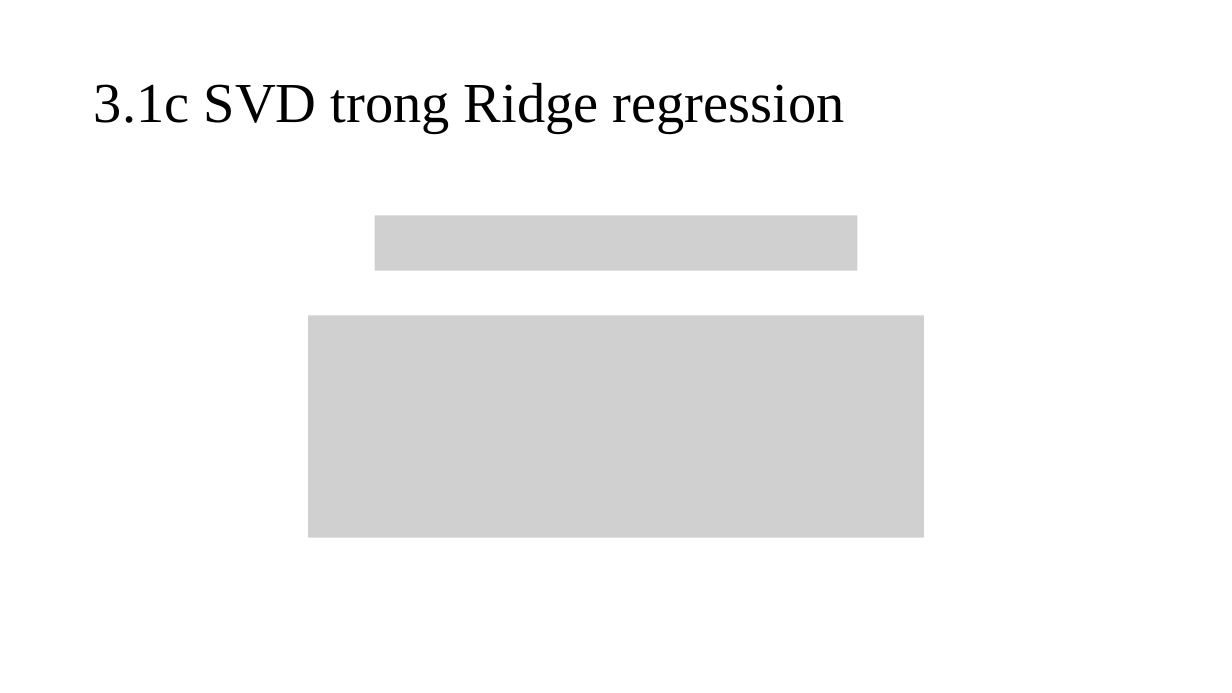
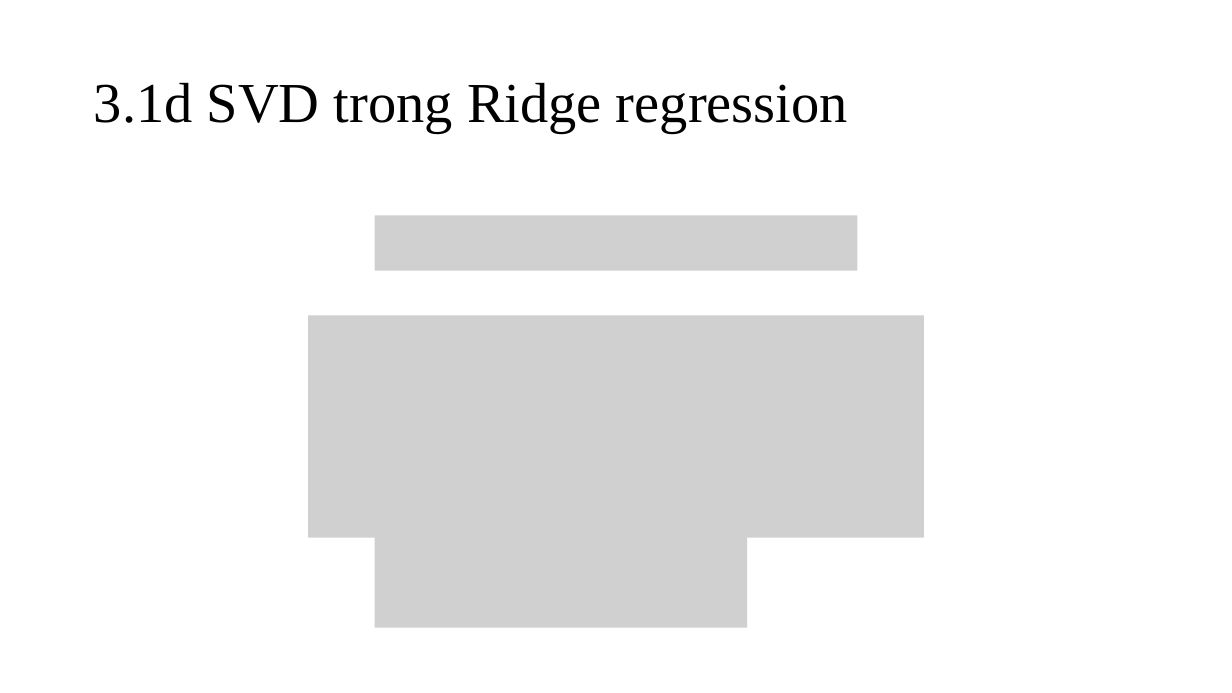
Before and after one commit to nguyenduyhanlam/ML_Final, a slide deck: slide 21 of Shrinkage Method.pptx (slide 19 before the commit). Drawn at 1232x693 pixels with LibreOffice and Linux fonts; fonts in the diff are those of the drawing; grey boxes stand for pictures. Boxes give left, top, right and bottom in pixels: in the first picture for what was removed or moved away, otherwise in the second. Text is boxed around its words. In the diff, an @@ line names an element or a change of style, - is before the commit and + after.

```diff
--- a/Shrinkage Method.pptx
+++ b/Shrinkage Method.pptx
@@ title at [94,82,848,133]: text changed @@
-3.1c SVD trong Ridge regression
+3.1d SVD trong Ridge regression
@@ picture added at [374,537,747,628] @@
```
Also in this commit, not shown: 1 other slide changed, 3 slides added, 1 slide removed, 1 other file.
